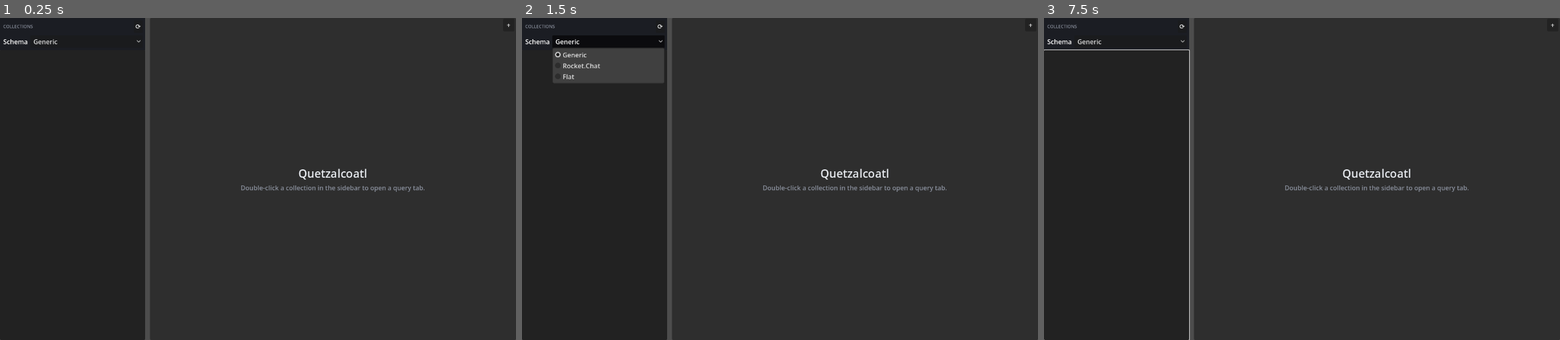
Above: before the commit, frames 1-3 (left to right).
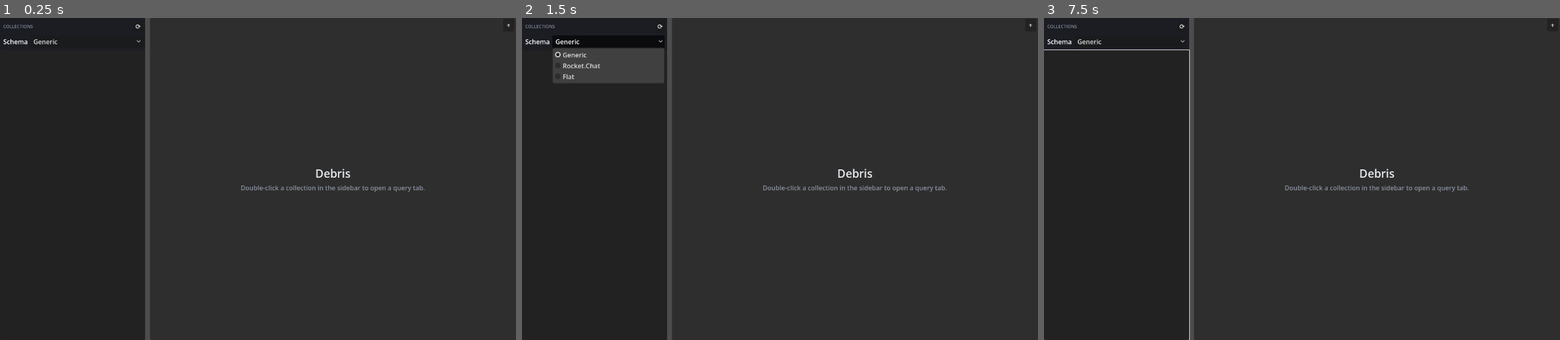
Above: after the commit, the same moments.

Repository: pierre-lehnen-rc/debris
Game: Godot game, scene res://source/ui/database/database_tab.tscn
Same seed, same stepped clock (60 frames per second), same inputs: the game is played once before the commit and once after it. This scene is started directly instead of the project's main scene.
Inputs (mouse positions are in pixels of both pictures, inside the frame that each line leads up to):
- Up to frame 1 (0.25 s): no input
- Up to frame 2 (1.5 s): click "⟳" at 0.5 s; click "Generic" at 1.25 s
- Up to frame 3 (7.5 s): click "+" at 2 s; tap A every 0.75 s from 2.75 to 6.5 s; move the mouse to (1415, 162) at 2.77 s; hold Right 2.78-3.5 s; click (1415, 162) at 2.92 s; drag from (1198, 195) to (1276, 243) at 3.52 s; move the mouse to (1353, 108) at 4.27 s; hold Right 4.28-5 s; drag from (1276, 243) to (1147, 130) at 5.02 s; move the mouse to (1456, 227) at 5.77 s; hold Left 5.78-6.5 s; drag from (1147, 130) to (1224, 98) at 6.52 s; move the mouse to (1327, 179) at 7.27 s; hold Left from 7.28 s (still down); click (1327, 179) at 7.42 s

The runs differ from the first frame. In frame 1, 0.2% of the frame differs, in the area x 57-71%, y 46-51%; in frame 2, 0.2%; in frame 3, 0.2%.

Commit message:
Rename the project from Quetzalcoatl to Debris
Update the display name, package identifier, and env-var prefix
(QUETZAL_* -> DEBRIS_*) across the client and server, and rename the
bundled server artifact to debris-server.cjs. Also set the fallback
background-launch path to export PORT/HOST/LOG_LEVEL so it honors the
configured port, and simplify the export include_filter to server/*.

Co-Authored-By: Claude Opus 4.7 <noreply@anthropic.com>

Diff:
--- a/client/project.godot
+++ b/client/project.godot
@@ -10,7 +10,7 @@
 
 [application]
 
-config/name="Quetzalcoatl"
+config/name="Debris"
 run/main_scene="res://source/ui/main.tscn"
 config/features=PackedStringArray("4.7", "GL Compatibility")
 config/icon="res://icon.svg"
--- a/client/source/data/backend.gd
+++ b/client/source/data/backend.gd
@@ -1,6 +1,6 @@
 extends Node
 
-## HTTP client for the Quetzalcoatl server (the stateless MongoDB proxy).
+## HTTP client for the Debris server (the stateless MongoDB proxy).
 ## Registered as the `Backend` autoload. Each public method POSTs a JSON body to
 ## an /api endpoint and awaits the reply, returning a result Dictionary shaped as
 ## { ok: bool, data: Variant, error: String }. Connection details (host, port,
@@ -14,7 +14,7 @@
 
 func _ready() -> void:
 	# Allow pointing at a non-default server (e.g. a different PORT) for testing.
-	var env := OS.get_environment("QUETZAL_SERVER_URL")
+	var env := OS.get_environment("DEBRIS_SERVER_URL")
 	if env != "":
 		base_url = env
 
--- a/client/source/data/rocket_chat.gd
+++ b/client/source/data/rocket_chat.gd
@@ -1,7 +1,7 @@
 extends Node
 
 ## Direct HTTP client for a Rocket.Chat workspace's REST API. Unlike Backend
-## (which proxies MongoDB through the Quetzalcoatl server), this talks straight to
+## (which proxies MongoDB through the Debris server), this talks straight to
 ## the configured Rocket.Chat server. Registered as the `RocketChat` autoload.
 ##
 ## Every call takes a workspace config ({ url, user_id, token, … }) and returns a
--- a/client/source/data/server_manager.gd
+++ b/client/source/data/server_manager.gd
@@ -1,6 +1,6 @@
 extends Node
 
-## Owns startup of the bundled Quetzalcoatl server. On launch it checks whether a
+## Owns startup of the bundled Debris server. On launch it checks whether a
 ## server is already answering at Backend's base URL (one the developer started by
 ## hand, or one this app opened earlier); if so it reuses it. Otherwise it locates
 ## a `node` binary, extracts the bundled server (res://server/…) to a writable
@@ -18,10 +18,10 @@
 signal status_changed(text: String)
 
 ## Path (inside res://) of the bundled server produced by `yarn bundle`.
-const BUNDLE_RES_PATH := "res://server/quetzalcoatl-server.cjs"
+const BUNDLE_RES_PATH := "res://server/debris-server.cjs"
 ## Where the bundle is copied so `node` can run it (res:// may live inside a
 ## packed archive in exported builds and isn't a real filesystem path).
-const BUNDLE_USER_PATH := "user://server/quetzalcoatl-server.cjs"
+const BUNDLE_USER_PATH := "user://server/debris-server.cjs"
 ## Directory (inside user://) where we write the launcher script.
 const LAUNCHER_USER_DIR := "user://server"
 ## How long to wait for a freshly-launched server to answer /health.
@@ -61,7 +61,7 @@
 
 	var node := _find_node()
 	if node.is_empty():
-		_set_status("Node.js not found — start the server manually (set QUETZAL_NODE to override)")
+		_set_status("Node.js not found — start the server manually (set DEBRIS_NODE to override)")
 		push_warning("ServerManager: no usable `node` binary found; server not started")
 		return
 
@@ -75,7 +75,13 @@
 	if not windowed:
 		# No terminal emulator available (e.g. a headless box) — fall back to a
 		# plain background process so the app still works. Reuse detection keeps
-		# this from stacking up across runs.
+		# this from stacking up across runs. The server reads its port/host from
+		# the environment, which the child inherits from us. (The terminal path
+		# instead bakes these into the launcher script.)
+		OS.set_environment("PORT", str(_port))
+		OS.set_environment("HOST", _host)
+		if OS.get_environment("LOG_LEVEL").is_empty():
+			OS.set_environment("LOG_LEVEL", "warn")
 		var pid := OS.create_process(node, [script])
 		if pid <= 0:
 			_set_status("Failed to launch the bundled server")
@@ -113,7 +119,7 @@
 ## Find a runnable `node`: an explicit override first, then PATH, then the usual
 ## install locations (covers GUI launches with a minimal PATH).
 func _find_node() -> String:
-	var override := OS.get_environment("QUETZAL_NODE")
+	var override := OS.get_environment("DEBRIS_NODE")
 	if not override.is_empty() and _node_works(override):
 		return override
 
@@ -170,7 +176,7 @@
 	match OS.get_name():
 		"Windows":
 			return OS.create_process("cmd", \
-				["/c", "start", "Quetzalcoatl Server", "cmd", "/k", launcher]) > 0
+				["/c", "start", "Debris Server", "cmd", "/k", launcher]) > 0
 		"macOS":
 			# Terminal.app runs an executable file; it needs the exec bit set.
 			OS.execute("chmod", ["+x", launcher])
@@ -185,11 +191,11 @@
 	# separate argv entries (-e sh <file>); a few want it as one string.
 	var candidates := [
 		["x-terminal-emulator", ["-e", "sh", launcher]],
-		["gnome-terminal", ["--title", "Quetzalcoatl Server", "--", "sh", launcher]],
+		["gnome-terminal", ["--title", "Debris Server", "--", "sh", launcher]],
 		["konsole", ["-e", "sh", launcher]],
 		["kitty", ["sh", launcher]],
 		["alacritty", ["-e", "sh", launcher]],
-		["xfce4-terminal", ["--title=Quetzalcoatl Server", "--command", "sh %s" % launcher]],
+		["xfce4-terminal", ["--title=Debris Server", "--command", "sh %s" % launcher]],
 		["tilix", ["-e", "sh %s" % launcher]],
 		["terminator", ["-e", "sh %s" % launcher]],
 		["xterm", ["-e", "sh", launcher]],
@@ -228,11 +234,11 @@
 
 	if is_windows:
 		f.store_string("@echo off\r\n")
-		f.store_string("title Quetzalcoatl Server\r\n")
+		f.store_string("title Debris Server\r\n")
 		f.store_string("set PORT=%d\r\n" % _port)
 		f.store_string("set HOST=%s\r\n" % _host)
 		f.store_string("if \"%%LOG_LEVEL%%\"==\"\" set LOG_LEVEL=info\r\n")
-		f.store_string("echo Quetzalcoatl bundled server - close this window to stop it.\r\n")
+		f.store_string("echo Debris bundled server - close this window to stop it.\r\n")
 		f.store_string("echo.\r\n")
 		f.store_string("\"%s\" \"%s\"\r\n" % [node, script])
 		f.store_string("echo.\r\n")
@@ -243,7 +249,7 @@
 		f.store_string("export PORT='%d'\n" % _port)
 		f.store_string("export HOST='%s'\n" % _host)
 		f.store_string(": \"${LOG_LEVEL:=info}\"; export LOG_LEVEL\n")
-		f.store_string("echo 'Quetzalcoatl bundled server - close this window (or Ctrl+C) to stop it.'\n")
+		f.store_string("echo 'Debris bundled server - close this window (or Ctrl+C) to stop it.'\n")
 		f.store_string("echo\n")
 		f.store_string("'%s' '%s'\n" % [node, script])
 		f.store_string("status=$?\n")
--- a/client/source/ui/database/database_workspace.tscn
+++ b/client/source/ui/database/database_workspace.tscn
@@ -30,7 +30,7 @@
 unique_name_in_owner = true
 layout_mode = 2
 theme_override_font_sizes/font_size = 28
-text = "Quetzalcoatl"
+text = "Debris"
 horizontal_alignment = 1
 
 [node name="WelcomeHint" type="Label" parent="Welcome/Box" unique_id=1668374139]
--- a/client/source/ui/main.gd
+++ b/client/source/ui/main.gd
@@ -227,4 +227,4 @@
 	_view_menu.add_item("Table", 1)
 	_view_menu.add_item("Text", 2)
 
-	_help_menu.add_item("About Quetzalcoatl", 0)
+	_help_menu.add_item("About Debris", 0)
Not shown, changed: client/export_presets.cfg
Not shown, changed: .gitignore
Not shown, changed: server/package.json
Not shown, changed: server/scripts/bundle.mjs
Not shown, changed: server/yarn.lock
